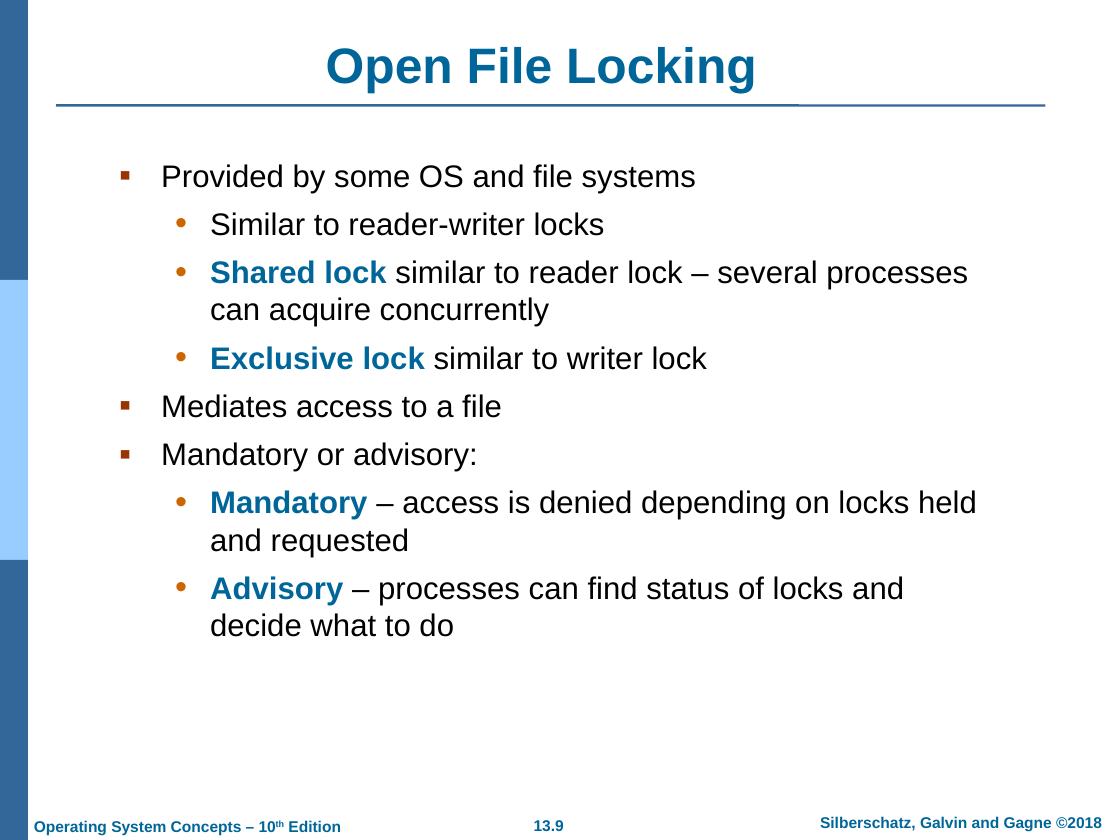
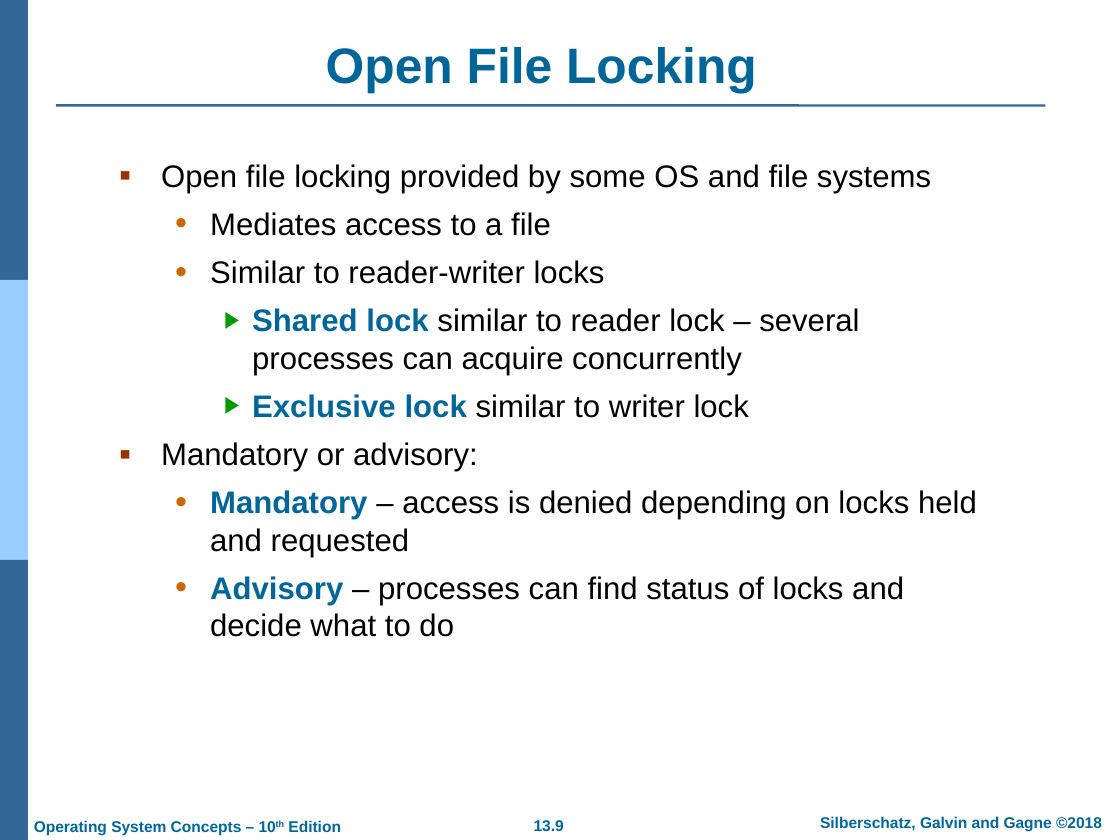
Before and after one commit to chriswjh/chriswjh.github.io, a slide deck: slide 9 of OSu/Chap13.pptx. Drawn at 1120x840 pixels with LibreOffice and Linux fonts; fonts in the diff are those of the drawing; background and template pictures are left out. Boxes give left, top, right and bottom in pixels: in the first picture for what was removed or moved away, otherwise in the second. Text is boxed around its words. In the diff, an @@ line names an element or a change of style, - is before the commit and + after.

```diff
--- a/OSu/Chap13.pptx
+++ b/OSu/Chap13.pptx
@@ text at (161, 164, 931, 236): text changed @@
-▪ Provided by some OS and file systems
+▪ Open file locking provided by some OS and file systems
+  • Mediates access to a file
@@ text at (252, 308, 859, 418): bullet • to ▶; list level 2 to 3 in "Shared lock similar to reader ..."; bullet colour #CC6600 to #009900; list level 2 to 3 in "Exclusive lock similar to writer ..." @@
@@ text at (161, 394, 502, 418): paragraph removed @@
-▪ Mediates access to a file
```
Also in this commit, not shown: 1 other slide changed, 5 other files.
